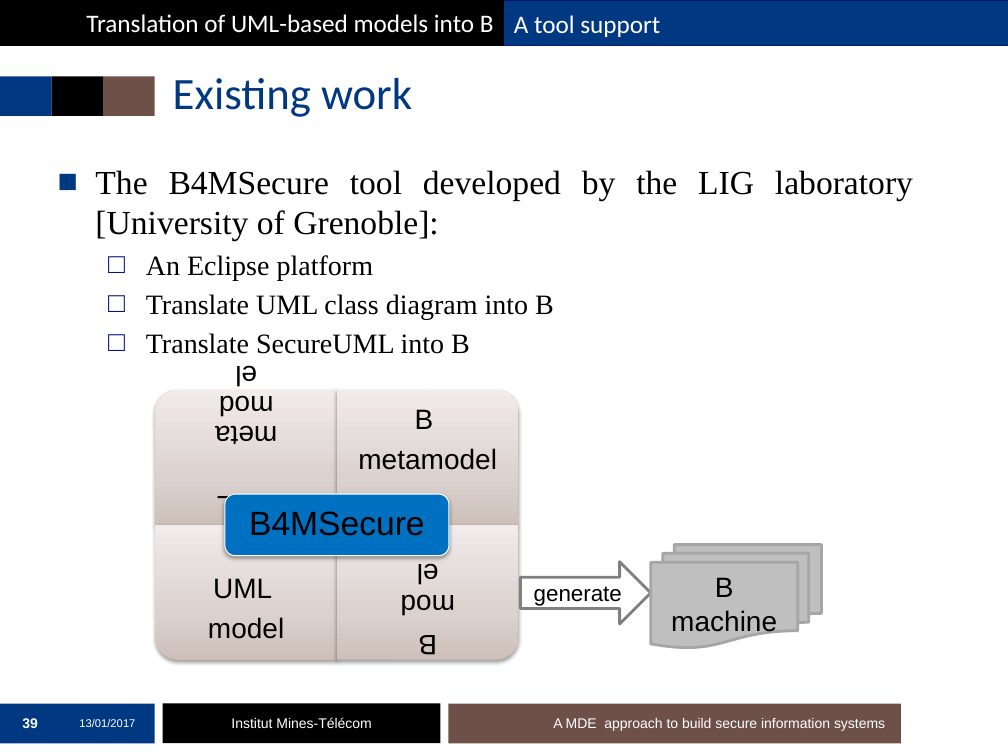
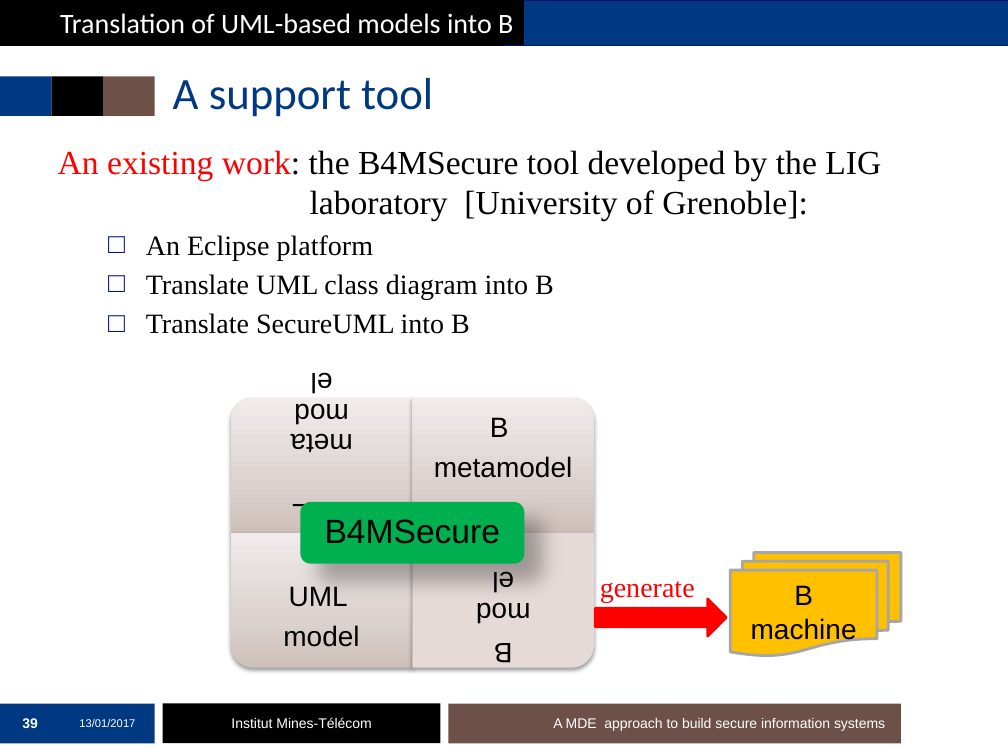
Before and after one commit to mai-ng/phdDefense, a slide deck: slide 39 of slides/presentation-defense.pptx. Drawn at 1008x756 pixels with LibreOffice and Linux fonts; fonts in the diff are those of the drawing; background and template pictures are left out. Boxes give left, top, right and bottom in pixels: in the first picture for what was removed or moved away, otherwise in the second. Text is boxed around its words. In the diff, an @@ line names an element or a change of style, - is before the commit and + after.

```diff
--- a/slides/presentation-defense.pptx
+++ b/slides/presentation-defense.pptx
@@ rectangle "Translation of UML-based models into ...": place and size @@
-rectangle "Translation of UML-based models into ..." at (1,0,504,44)
+rectangle "Translation of UML-based models into ..." at (0,0,524,44)
@@ rectangle "Translation of UML-based models into ..." at (0,0,524,44): size 18 to 20 pt @@
@@ text in rectangle at (514,15,660,37): text removed @@
-A tool support
@@ rectangle: place and size @@
-rectangle at (504,1,1008,45)
+rectangle at (524,1,1008,45)
@@ title at (173,78,433,117): text changed @@
-Existing work
+A support tool
@@ text "An existing work: the B4MSecure ...": place and size @@
-text "An existing work: the B4MSecure ..." at (95,170,913,354)
+text "An existing work: the B4MSecure ..." at (58,150,881,334)
@@ text at (58,150,881,221): text changed @@
-■ The B4MSecure tool developed by the LIG laboratory [University of Grenoble]:
+An existing work: the B4MSecure tool developed by the LIG laboratory [University of Grenoble]:
@@ text at (146,235,554,334): alignment justified to left @@
@@ 5 texts, 3 round rects, 1 rounded rectangle: place and size @@
-5 texts, 3 round rects, 1 rounded rectangle at (155,390,518,660)
+5 texts, 3 round rects, 1 rounded rectangle at (231,398,594,668)
@@ rounded rectangle at (300,502,524,563): fill #0070C0 to #00B050; outline #FFFFFF 0.75 pt to none; shadow changed @@
@@ round rect: place and size @@
-round rect at (337,525,518,660)
+round rect at (412,532,594,667)
@@ round rect at (412,532,594,667): fill gradient #CFBEBA to #DDD1CF to #F2EEED to #E5DAD7 @@
@@ text "generate": place and size @@
-text "generate" at (520,561,650,624)
+text "generate" at (600,581,695,602)
@@ text "generate" at (600,581,695,602): size 16 to 20 pt, font Arial to Times New Roman, text colour #000000 to #FF0000; alignment centre to left; vertical alignment middle to top; fill #FFFFFF to none; outline #808080 2 pt to none @@
@@ flow chart multidocument "B machine": place and size @@
-flow chart multidocument "B machine" at (651,544,822,647)
+flow chart multidocument "B machine" at (730,552,900,655)
@@ flow chart multidocument "B machine" at (730,552,900,655): fill #BFBFBF to #FFC000 @@
@@ right arrow added at (595,599,726,636), fill #FF0000, outline #FF0000 2 pt @@
```
Also in this commit, not shown: 63 other slides changed, 2 slides added, 5 slides removed.
